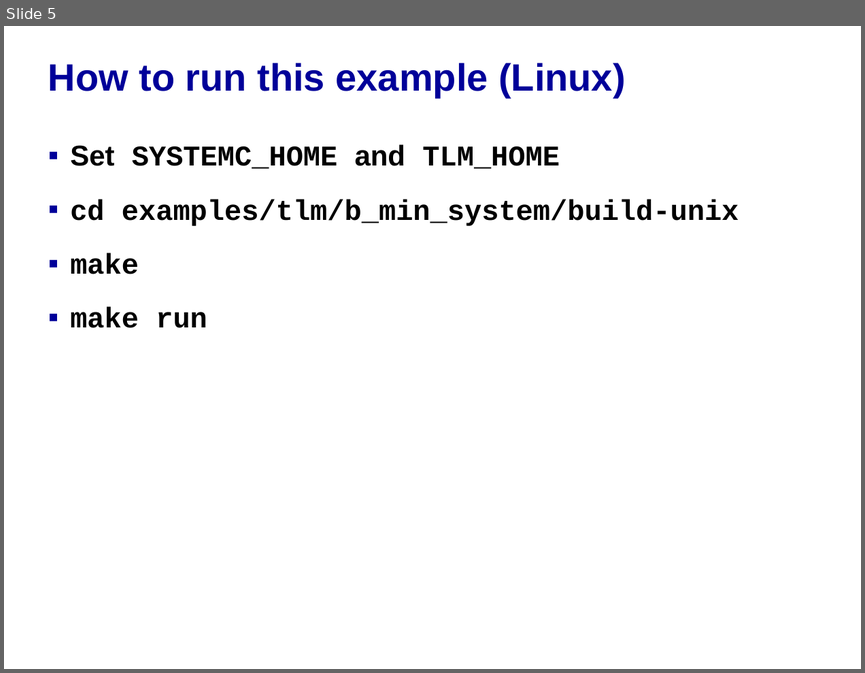
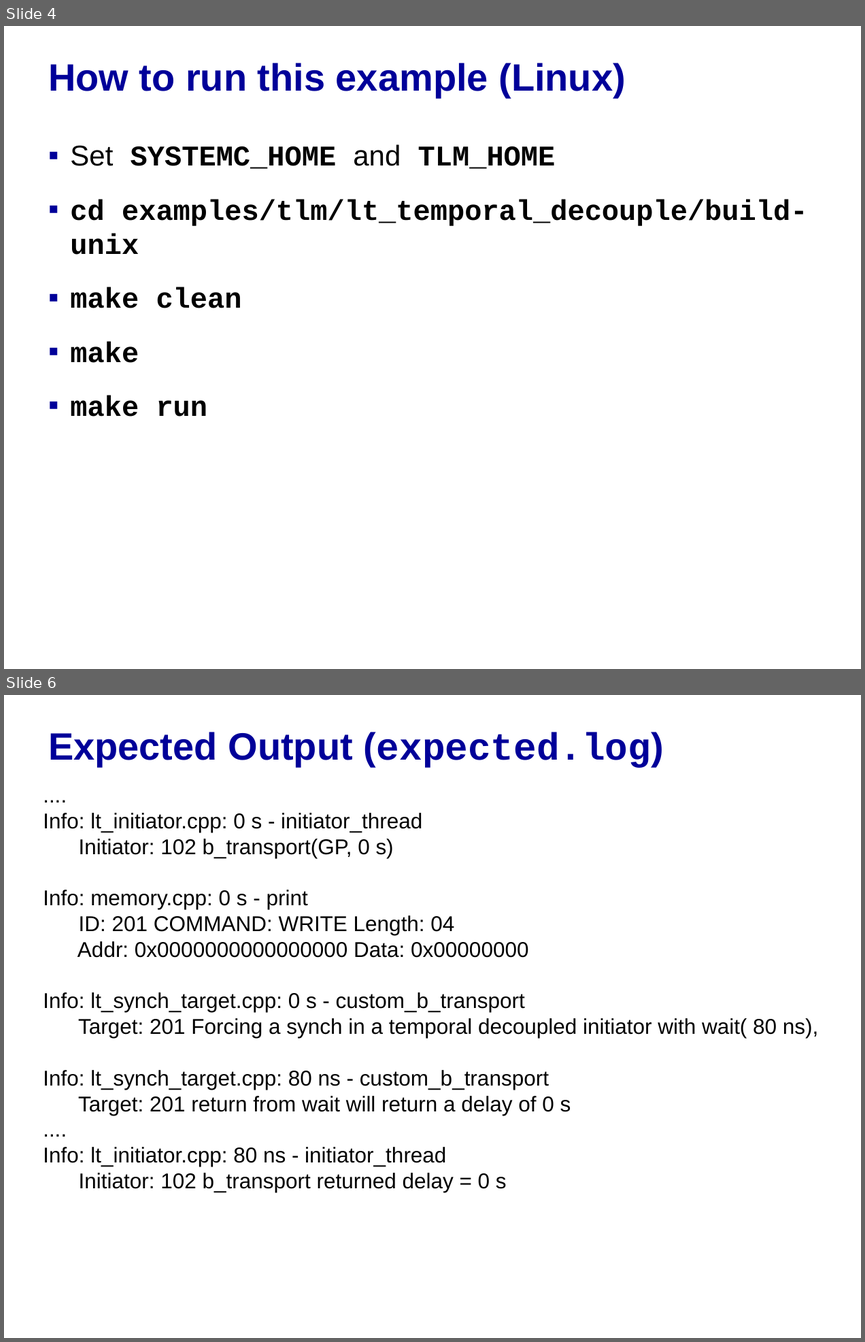
Before and after one commit to accellera-official/systemc, a slide deck: examples/tlm/lt_temporal_decouple/docs/lt_temporal_decouple_example.ppt. Shown one above the other, each under a label of ours: slide 5 before the commit, slides 4 and 6 after it; the slides between them are not shown. The pictures are 865x673 and 865x1342 pixels, drawn with LibreOffice and Linux fonts; fonts in the diff are those of the drawing; background and template pictures are left out. Boxes give left, top, right and bottom in pixels: in the first picture for what was removed or moved away, otherwise in the second. Text is boxed around its words. In the diff, an @@ line names an element or a change of style, - is before the commit and + after.

Commit message:
update of temporal decoupling example ppt

```diff
--- a/examples/tlm/lt_temporal_decouple/docs/lt_temporal_decouple_example.ppt
+++ b/examples/tlm/lt_temporal_decouple/docs/lt_temporal_decouple_example.ppt
@@ slide 6 added at bbox=[4, 695, 861, 1338], background picture (left out) @@
@@ title added at bbox=[48, 732, 664, 767], 32 pt, text #000099, bold @@
+Expected Output (expected.log)
@@ text added at bbox=[43, 813, 818, 1192], 18 pt, text #000000 @@
+....
+Info: lt_initiator.cpp: 0 s - initiator_thread
+Initiator: 102 b_transport(GP, 0 s)
+Info: memory.cpp: 0 s - print
+ID: 201 COMMAND: WRITE Length: 04
+Addr: 0x0000000000000000 Data: 0x00000000
+Info: lt_synch_target.cpp: 0 s - custom_b_transport
+Target: 201 Forcing a synch in a temporal decoupled initiator with wait( 80 ns),
+Info: lt_synch_target.cpp: 80 ns - custom_b_transport
+Target: 201 return from wait will return a delay of 0 s
+....
+Info: lt_initiator.cpp: 80 ns - initiator_thread
+Initiator: 102 b_transport returned delay = 0 s
@@ what was slide 5 is now slide 4 @@
@@ slide 4 changed as well @@
@@ text at bbox=[70, 144, 555, 169]: bold off in "Set and" @@
@@ text at bbox=[70, 199, 807, 308]: text changed @@
-▪ cd examples/tlm/b_min_system/build-unix
+▪ cd examples/tlm/lt_temporal_decouple/build-unix
+▪ make clean
```
Also in this commit, not shown: 8 other slides added, 5 slides removed.
